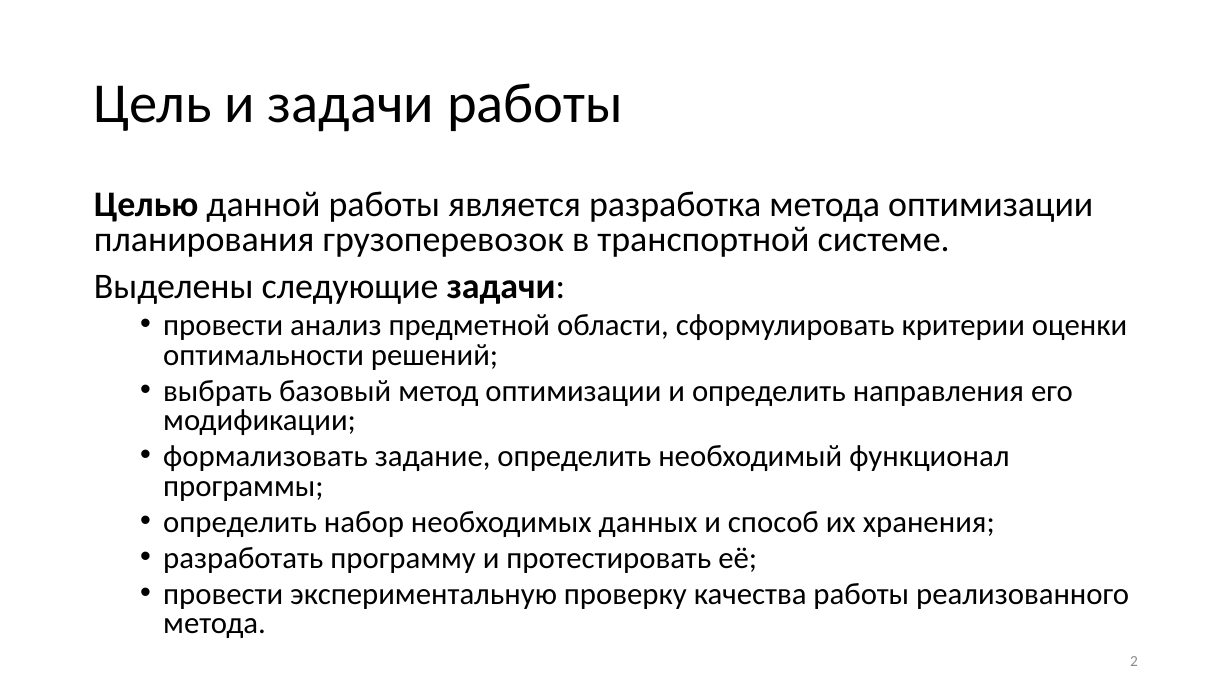
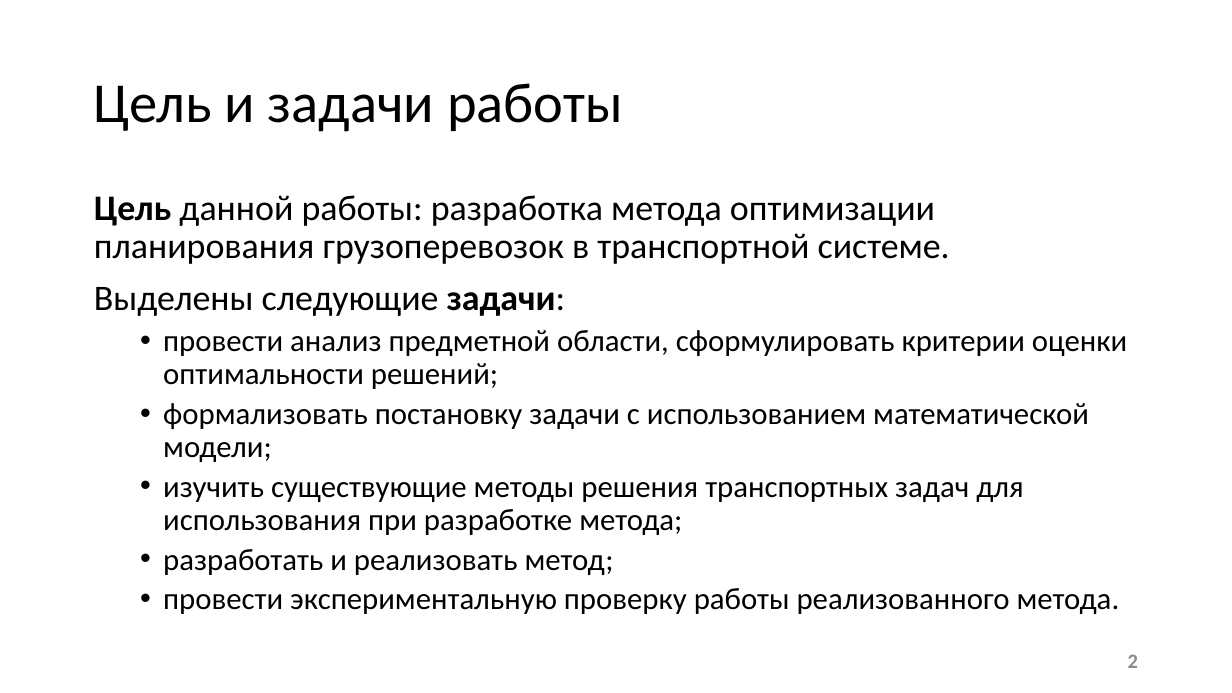
Before and after one commit to fairay/BachelorDiploma, a slide deck: slide 2 of presentation_wb.pptx. Drawn at 1232x693 pixels with LibreOffice and Linux fonts; fonts in the diff are those of the drawing. Boxes give left, top, right and bottom in pixels: in the first picture for what was removed or moved away, otherwise in the second. Text is boxed around its words. In the diff, an @@ line names an element or a change of style, - is before the commit and + after.

```diff
--- a/presentation_wb.pptx
+++ b/presentation_wb.pptx
@@ text at [94,195,950,264]: text changed @@
-Целью данной работы является разработка метода оптимизации планирования грузоперевозок в транспортной системе.
+Цель данной работы: разработка метода оптимизации планирования грузоперевозок в транспортной системе.
@@ text at [94,287,1127,389]: line spacing 0.8 to 0.9 @@
@@ text at [163,403,1120,614]: text changed @@
-  • выбрать базовый метод оптимизации и определить направления его модификации;
-  • формализовать задание, определить необходимый функционал программы;
-  • определить набор необходимых данных и способ их хранения;
-  • разработать программу и протестировать её;
-  • провести экспериментальную проверку качества работы реализованного метода.
+  • формализовать постановку задачи с использованием математической модели;
+  • изучить существующие методы решения транспортных задач для использования при разработке метода;
+  • разработать и реализовать метод;
+  • провести экспериментальную проверку работы реализованного метода.
@@ page number at [1128,654,1138,668]: size 12 to 16 pt, bold on @@
```
Also in this commit, not shown: 7 other slides changed, 6 slides added, 6 slides removed, 14 other files.
